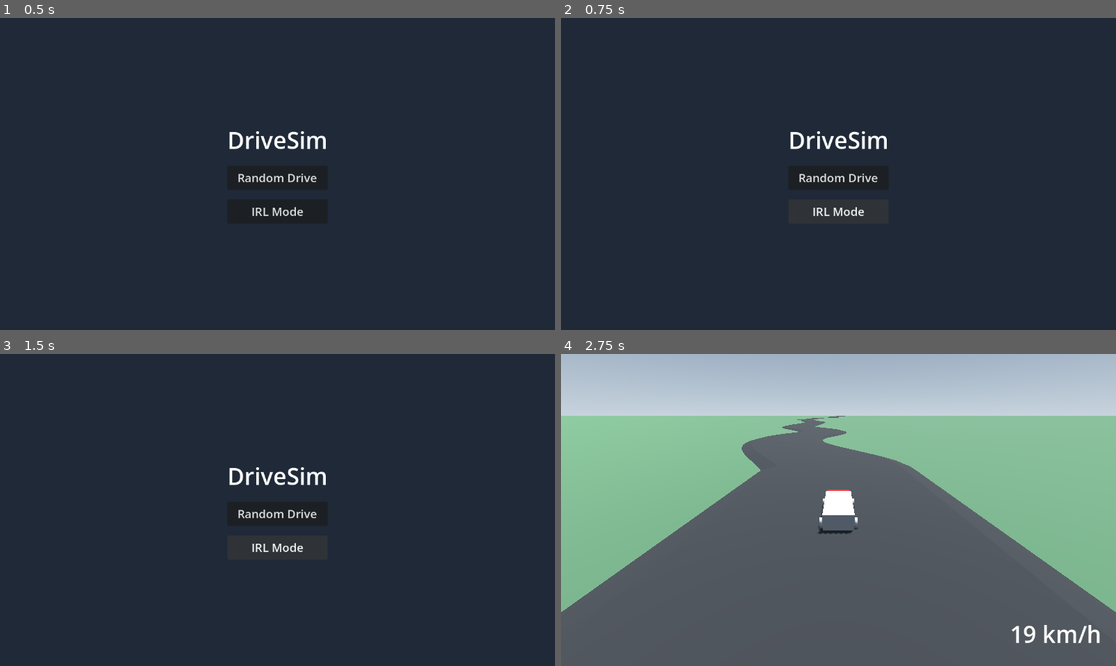
Above: before the commit, frames 1-4 (two rows, left to right).
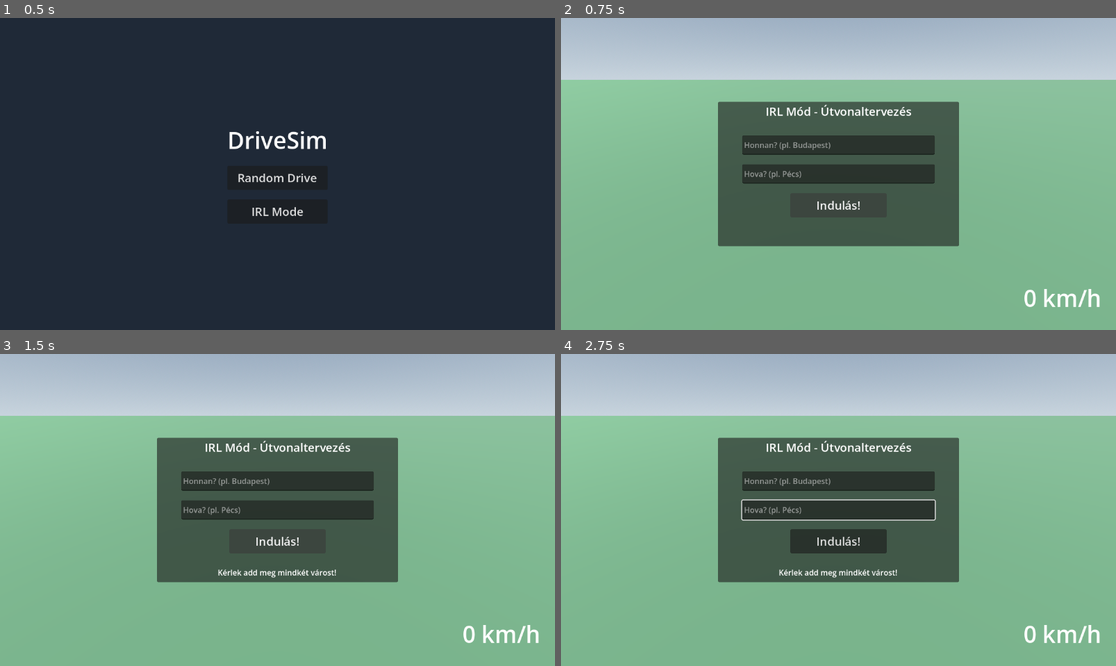
Above: after the commit, the same moments.

Repository: H3AD5H0TPlay/driveSim
Game: Godot game, scene res://scenes/UI/MainMenu.tscn
Two runs of this game, one before a commit and one after it. Both use one fixed random seed, a clock stepped at 60 frames per second and the inputs below.
Inputs (mouse positions are in pixels of both pictures, inside the frame that each line leads up to):
- Up to frame 1 (0.5 s): no input
- Up to frame 2 (0.75 s): click "IRL Mode" at 0.5 s
- Up to frame 3 (1.5 s): click (277, 541) at 1.25 s, where only the run after the commit has a clickable "Indulás!"
- Up to frame 4 (2.75 s): click (838, 513) at 2 s, where only the run before the commit has a clickable "Random Drive"

Frame 1 is identical in both runs. In frame 2, 96% of the frame differs, in the area x 0-100%, y 0-100%; in frame 3, 96%; in frame 4, 45%.

Commit message:
Phase 4: IRL Mode with Nominatim and OSRM API integration

Diff:
--- a/scenes/UI/MainMenu.gd
+++ b/scenes/UI/MainMenu.gd
@@ -4,4 +4,4 @@
 	get_tree().change_scene_to_file("res://scenes/World/RandomDrive.tscn")
 
 func _on_irl_mode_pressed():
-	print("IRL Mode selected! Route planning UI to be implemented in Phase 4.")
+	get_tree().change_scene_to_file("res://scenes/World/IRLMode.tscn")
--- /dev/null
+++ b/scenes/World/IRLMode.gd
@@ -0,0 +1,140 @@
+extends Node3D
+
+@onready var ui_layer = $UI
+@onready var start_input = $UI/Panel/StartInput
+@onready var end_input = $UI/Panel/EndInput
+@onready var status_label = $UI/Panel/StatusLabel
+@onready var vehicle = $Vehicle
+
+var path: Path3D
+var curve: Curve3D
+var road_mesh: CSGPolygon3D
+
+func _ready():
+	vehicle.process_mode = Node.PROCESS_MODE_DISABLED
+	vehicle.hide()
+
+func _on_drive_button_pressed():
+	if start_input.text.is_empty() or end_input.text.is_empty():
+		status_label.text = "Kérlek add meg mindkét várost!"
+		return
+
+	status_label.text = "1/4: Kezdőpont keresése (Nominatim)..."
+	var start_coords = await geocode_city(start_input.text)
+	if start_coords == null:
+		status_label.text = "Hiba: A kezdőpont nem található!"
+		return
+
+	status_label.text = "2/4: Célpont keresése (Nominatim)..."
+	var end_coords = await geocode_city(end_input.text)
+	if end_coords == null:
+		status_label.text = "Hiba: A célpont nem található!"
+		return
+
+	status_label.text = "3/4: Útvonal letöltése (OSRM)..."
+	var route_data = await get_osrm_route(start_coords, end_coords)
+	if route_data == null:
+		status_label.text = "Hiba: Nem sikerült útvonalat tervezni!"
+		return
+
+	status_label.text = "4/4: 3D út generálása..."
+	generate_road(route_data)
+
+	ui_layer.hide()
+	vehicle.process_mode = Node.PROCESS_MODE_INHERIT
+	vehicle.show()
+
+func geocode_city(city_name: String):
+	var http = HTTPRequest.new()
+	add_child(http)
+	var url = "https://nominatim.openstreetmap.org/search?q=" + city_name.uri_encode() + ",Hungary&format=json&limit=1"
+	http.request(url, ["User-Agent: DriveSim/1.0"])
+
+	var response = await http.request_completed
+	var response_code = response[1]
+	var body = response[3]
+	http.queue_free()
+
+	if response_code == 200:
+		var json = JSON.new()
+		if json.parse(body.get_string_from_utf8()) == OK:
+			var data = json.get_data()
+			if data is Array and data.size() > 0:
+				var lon = float(data[0]["lon"])
+				var lat = float(data[0]["lat"])
+				return Vector2(lon, lat)
+	return null
+
+func get_osrm_route(start: Vector2, end: Vector2):
+	var http = HTTPRequest.new()
+	add_child(http)
+	var url = "http://router.project-osrm.org/route/v1/driving/%f,%f;%f,%f?overview=full&geometries=geojson" % [start.x, start.y, end.x, end.y]
+	http.request(url)
+
+	var response = await http.request_completed
+	var response_code = response[1]
+	var body = response[3]
+	http.queue_free()
+
+	if response_code == 200:
+		var json = JSON.new()
+		if json.parse(body.get_string_from_utf8()) == OK:
+			return json.get_data()
+	return null
+
+func generate_road(route_data: Dictionary):
+	var coords = route_data["routes"][0]["geometry"]["coordinates"]
+	if coords.size() < 2:
+		return
+
+	path = Path3D.new()
+	curve = Curve3D.new()
+	path.curve = curve
+	add_child(path)
+
+	var origin_lon = float(coords[0][0])
+	var origin_lat = float(coords[0][1])
+
+	for coord in coords:
+		var lon = float(coord[0])
+		var lat = float(coord[1])
+
+		var dlat = lat - origin_lat
+		var dlon = lon - origin_lon
+
+		# 1 fok szélesség ~ 111320 méter
+		# Z tengely a Godot-ban: +Z dél, -Z észak
+		var z = -dlat * 111320.0
+		# X tengely a Godot-ban: +X kelet, -X nyugat
+		var x = dlon * 111320.0 * cos(deg_to_rad(origin_lat))
+
+		curve.add_point(Vector3(x, 0, z))
+
+	road_mesh = CSGPolygon3D.new()
+	road_mesh.mode = CSGPolygon3D.MODE_PATH
+	road_mesh.path_node = path.get_path()
+	road_mesh.path_interval_type = CSGPolygon3D.PATH_INTERVAL_DISTANCE
+	road_mesh.path_interval = 2.0
+
+	var profile = PackedVector2Array()
+	profile.push_back(Vector2(-6, -0.5))
+	profile.push_back(Vector2(-4, 0))
+	profile.push_back(Vector2(4, 0))
+	profile.push_back(Vector2(6, -0.5))
+	road_mesh.polygon = profile
+	road_mesh.use_collision = true
+
+	var mat = StandardMaterial3D.new()
+	mat.albedo_color = Color(0.15, 0.15, 0.15)
+	road_mesh.material = mat
+	add_child(road_mesh)
+
+	# Autó pozícionálása az első pontra, a második pont irányába nézve
+	var start_pos = curve.get_point_position(0)
+	var next_pos = curve.get_point_position(1)
+
+	vehicle.global_position = start_pos + Vector3(0, 2, 0)
+	# Irányba állítás
+	var dir = (start_pos - next_pos).normalized()
+	if dir.length() > 0.1:
+		vehicle.look_at(start_pos + dir, Vector3.UP)
--- /dev/null
+++ b/scenes/World/IRLMode.tscn
@@ -0,0 +1,110 @@
+[gd_scene load_steps=7 format=3 uid="uid://irlmode123"]
+
+[ext_resource type="PackedScene" uid="uid://vehicleuid123" path="res://scenes/Vehicle/Vehicle.tscn" id="1_vehicle"]
+[ext_resource type="Script" path="res://scenes/World/IRLMode.gd" id="2_script"]
+
+[sub_resource type="ProceduralSkyMaterial" id="ProceduralSkyMaterial_1"]
+sky_top_color = Color(0.384314, 0.454902, 0.54902, 1)
+sky_horizon_color = Color(0.647059, 0.705882, 0.756863, 1)
+ground_bottom_color = Color(0.2, 0.2, 0.2, 1)
+ground_horizon_color = Color(0.647059, 0.705882, 0.756863, 1)
+
+[sub_resource type="Sky" id="Sky_1"]
+sky_material = SubResource("ProceduralSkyMaterial_1")
+
+[sub_resource type="Environment" id="Environment_1"]
+background_mode = 2
+sky = SubResource("Sky_1")
+ambient_light_source = 3
+ambient_light_color = Color(0.5, 0.5, 0.5, 1)
+tonemap_mode = 2
+volumetric_fog_enabled = true
+volumetric_fog_density = 0.015
+volumetric_fog_albedo = Color(0.8, 0.85, 0.9, 1)
+
+[sub_resource type="StandardMaterial3D" id="StandardMaterial3D_Grass"]
+albedo_color = Color(0.25, 0.35, 0.25, 1)
+
+[node name="IRLMode" type="Node3D"]
+script = ExtResource("2_script")
+
+[node name="DirectionalLight3D" type="DirectionalLight3D" parent="."]
+transform = Transform3D(-0.866025, -0.433013, 0.25, 0, 0.5, 0.866025, -0.5, 0.75, -0.433013, 0, 10, 0)
+shadow_enabled = true
+
+[node name="WorldEnvironment" type="WorldEnvironment" parent="."]
+environment = SubResource("Environment_1")
+
+[node name="Terrain" type="CSGBox3D" parent="."]
+transform = Transform3D(1, 0, 0, 0, 1, 0, 0, 0, 1, 0, -1.0, 0)
+use_collision = true
+size = Vector3(20000, 1, 20000)
+material = SubResource("StandardMaterial3D_Grass")
+
+[node name="Vehicle" parent="." instance=ExtResource("1_vehicle")]
+transform = Transform3D(1, 0, 0, 0, 1, 0, 0, 0, 1, 0, 2, 0)
+
+[node name="UI" type="CanvasLayer" parent="."]
+
+[node name="Panel" type="Panel" parent="UI"]
+anchors_preset = 8
+anchor_left = 0.5
+anchor_top = 0.5
+anchor_right = 0.5
+anchor_bottom = 0.5
+offset_left = -250.0
+offset_top = -150.0
+offset_right = 250.0
+offset_bottom = 150.0
+grow_horizontal = 2
+grow_vertical = 2
+
+[node name="Label" type="Label" parent="UI/Panel"]
+layout_mode = 1
+anchors_preset = 10
+anchor_right = 1.0
+offset_bottom = 40.0
+grow_horizontal = 2
+theme_override_font_sizes/font_size = 24
+text = "IRL Mód - Útvonaltervezés"
+horizontal_alignment = 1
+vertical_alignment = 1
+
+[node name="StartInput" type="LineEdit" parent="UI/Panel"]
+layout_mode = 0
+offset_left = 50.0
+offset_top = 70.0
+offset_right = 450.0
+offset_bottom = 110.0
+placeholder_text = "Honnan? (pl. Budapest)"
+
+[node name="EndInput" type="LineEdit" parent="UI/Panel"]
+layout_mode = 0
+offset_left = 50.0
+offset_top = 130.0
+offset_right = 450.0
+offset_bottom = 170.0
+placeholder_text = "Hova? (pl. Pécs)"
+
+[node name="DriveButton" type="Button" parent="UI/Panel"]
+layout_mode = 0
+offset_left = 150.0
+offset_top = 190.0
+offset_right = 350.0
+offset_bottom = 240.0
+theme_override_font_sizes/font_size = 24
+text = "Indulás!"
+
+[node name="StatusLabel" type="Label" parent="UI/Panel"]
+layout_mode = 1
+anchors_preset = 12
+anchor_top = 1.0
+anchor_right = 1.0
+anchor_bottom = 1.0
+offset_top = -40.0
+grow_horizontal = 2
+grow_vertical = 0
+horizontal_alignment = 1
+vertical_alignment = 1
+
+[connection signal="pressed" from="UI/Panel/DriveButton" to="." method="_on_drive_button_pressed"]
